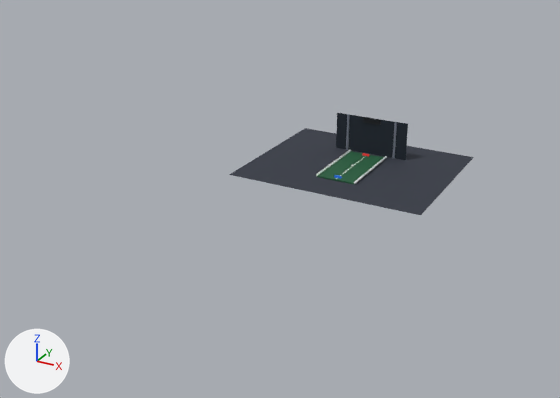
The glTF model outputs/pong.glb, before and after one commit.
The view is the same before and after, from a 50 mm lens placed at (87.0, -205.0, 86.0), pointed at (-15.0, -19.0, -7.0). Arrows for +X, +Y and +Z are at lower left; the lights stay in place. The older version comes first. Where no turn or scale is listed for an object, it has been applied to the vertices.

In view in the first picture: 'Backdrop', 'Floor', 'Pillar Left', 'Pillar Right', 'Table' and 3 more.
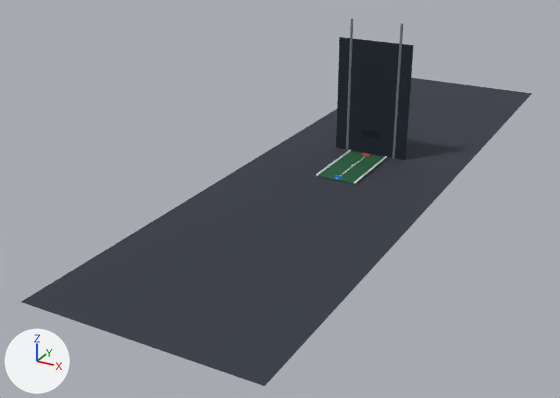
Diff of the bpy script that builds the scene:
```diff
--- a/outputs/pong.glb.py
+++ b/outputs/pong.glb.py
@@ ob_floor @@
 ob_floor.rotation_euler = (-1.571, 0.0, 0.0)  # degrees (-90, 0, 0)
+ob_floor.scale = (1.0, 1.0, 4.32)
@@ ob_backdrop @@
 ob_backdrop.parent = ob_background_scenery
-ob_backdrop.location = (0.0, 14.0, 5.5)
+ob_backdrop.location = (0.0, 14.0, 15.96)
+ob_backdrop.scale = (1.0, 1.0, 3.3)
@@ ob_pillar_left @@
 ob_pillar_left.parent = ob_background_scenery
-ob_pillar_left.location = (-8.0, 14.0, 5.5)
+ob_pillar_left.location = (-8.0, 14.0, 19.41)
+ob_pillar_left.scale = (1.0, 1.0, 3.71)
@@ ob_pillar_right @@
 ob_pillar_right.parent = ob_background_scenery
-ob_pillar_right.location = (8.0, 14.0, 5.5)
+ob_pillar_right.location = (8.0, 14.0, 19.41)
+ob_pillar_right.scale = (1.0, 1.0, 3.71)
```

Location of each change, (x1, y1, x2, y2) in pixels of the pictures (560 x 398 px):
'Floor', rescaled (108% wider, 251% taller)
    before: (229, 128, 474, 215)
    after: (21, 78, 532, 386)
'Backdrop', moved, rescaled (8% wider, 158% taller)
    before: (336, 113, 408, 160)
    after: (336, 37, 414, 160)
'Pillar Right', moved, rescaled
    before: (392, 122, 397, 159)
    after: (392, 24, 403, 159)
'Pillar Left', moved, rescaled
    before: (346, 114, 350, 150)
    after: (346, 19, 353, 150)
